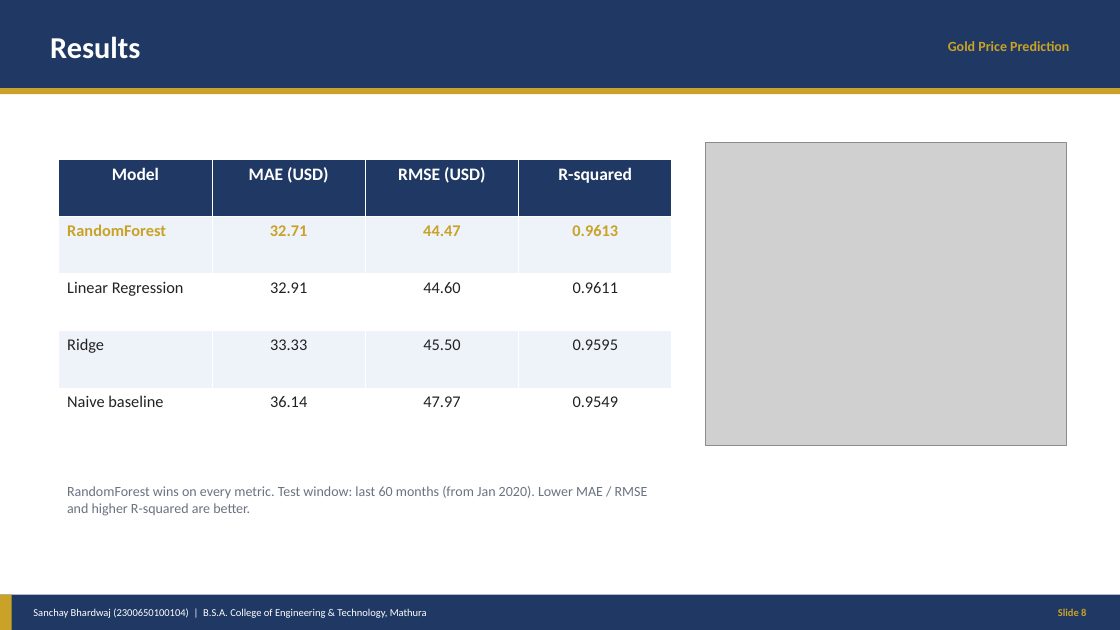
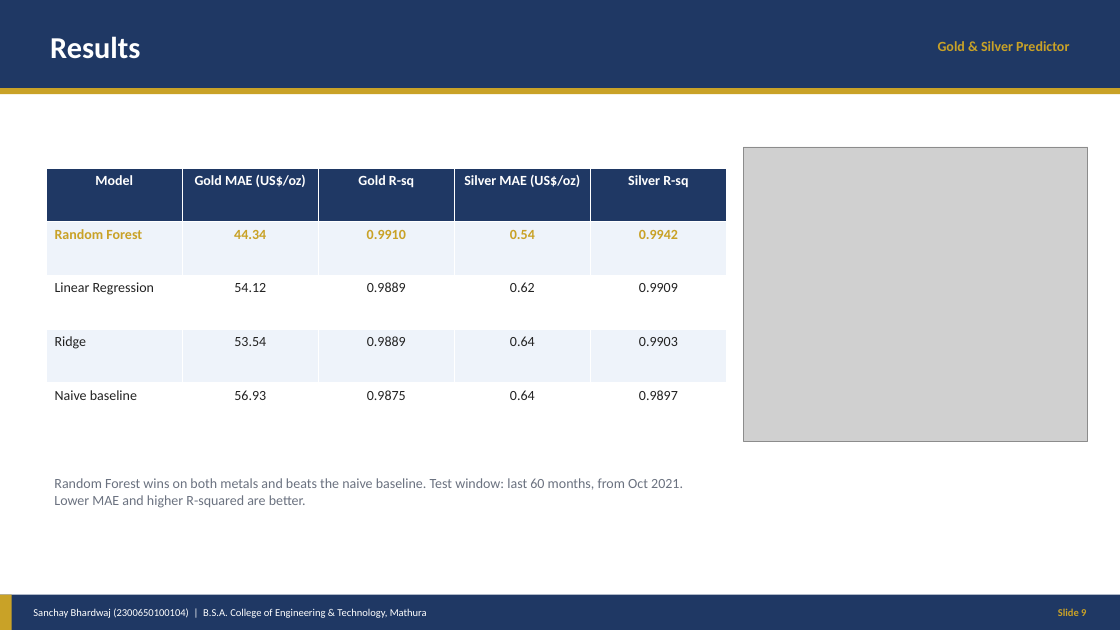
Before and after one commit to sanchaybhardwaj411-alt/gold-price-prediction, a slide deck: slide 9 of docs/Gold-Price-Prediction-Presentation.pptx (slide 8 before the commit). Drawn at 1120x630 pixels with LibreOffice and Linux fonts; fonts in the diff are those of the drawing; grey boxes stand for pictures. Boxes give left, top, right and bottom in pixels: in the first picture for what was removed or moved away, otherwise in the second. Text is boxed around its words. In the diff, an @@ line names an element or a change of style, - is before the commit and + after.

Commit message:
Replace the desktop GUI with a live gold + silver web dashboard
The Tkinter window was hard to read and only knew about gold. The new
dashboard fetches real prices from public APIs, converts them to rupees
per gram and per kg, and forecasts 12 months for both metals starting
from today's live price instead of the end of the training file.

```diff
--- a/docs/Gold-Price-Prediction-Presentation.pptx
+++ b/docs/Gold-Price-Prediction-Presentation.pptx
@@ text at (938,41,1069,51): text changed @@
-Gold Price Prediction
+Gold & Silver Predictor
@@ picture: place and size @@
-picture at (706,143,1067,445)
+picture at (744,147,1088,441)
@@ table at (46,168,727,437) @@
-column 1: Model | RandomForest | Linear Regression | Ridge | Naive baseline
-column 2: MAE (USD) | 32.71 | 32.91 | 33.33 | 36.14
-column 3: RMSE (USD) | 44.47 | 44.60 | 45.50 | 47.97
-column 4: R-squared | 0.9613 | 0.9611 | 0.9595 | 0.9549
+column 1: Model | Random Forest | Linear Regression | Ridge | Naive baseline
+column 2: Gold MAE (US$/oz) | 44.34 | 54.12 | 53.54 | 56.93
+column 3: Gold R-sq | 0.9910 | 0.9889 | 0.9889 | 0.9875
+column 4: Silver MAE (US$/oz) | 0.54 | 0.62 | 0.64 | 0.64
+column 5: Silver R-sq | 0.9942 | 0.9909 | 0.9903 | 0.9897
@@ table: place and size @@
-table at (59,160,670,445)
+table at (46,168,727,437)
@@ text at (54,478,683,508): text changed @@
-RandomForest wins on every metric. Test window: last 60 months (from Jan 2020). Lower MAE / RMSE and higher R-squared are better.
+Random Forest wins on both metals and beats the naive baseline. Test window: last 60 months, from Oct 2021. Lower MAE and higher R-squared are better.
```
Also in this commit, not shown: 11 other slides changed, 2 slides added, 21 other files.
